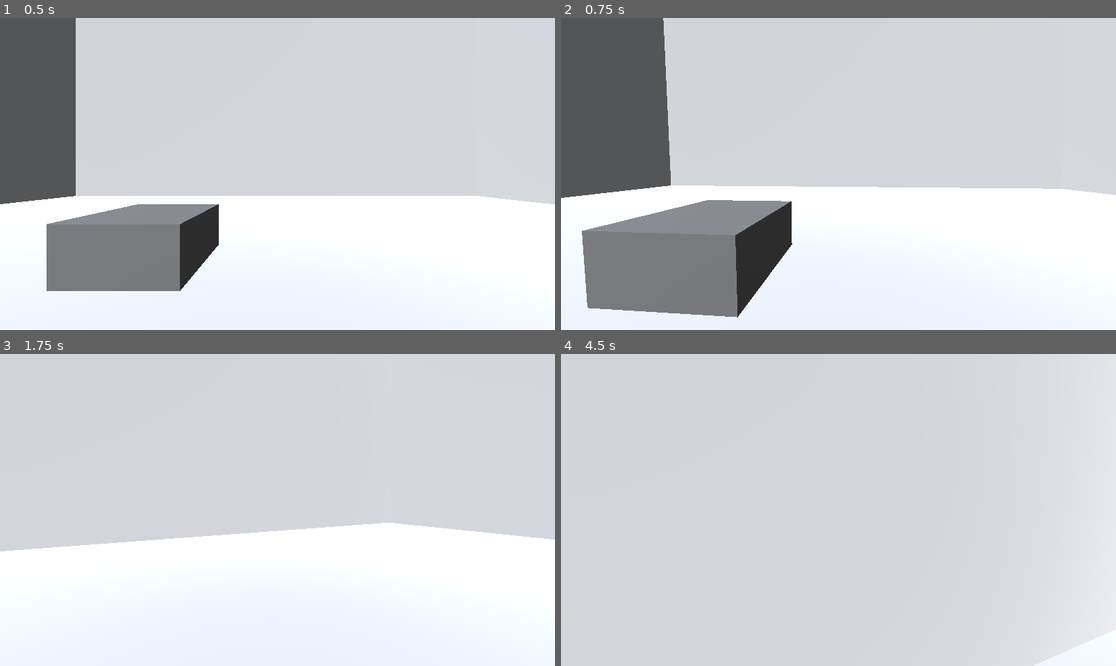
Above: before the commit, frames 1-4 (two rows, left to right).
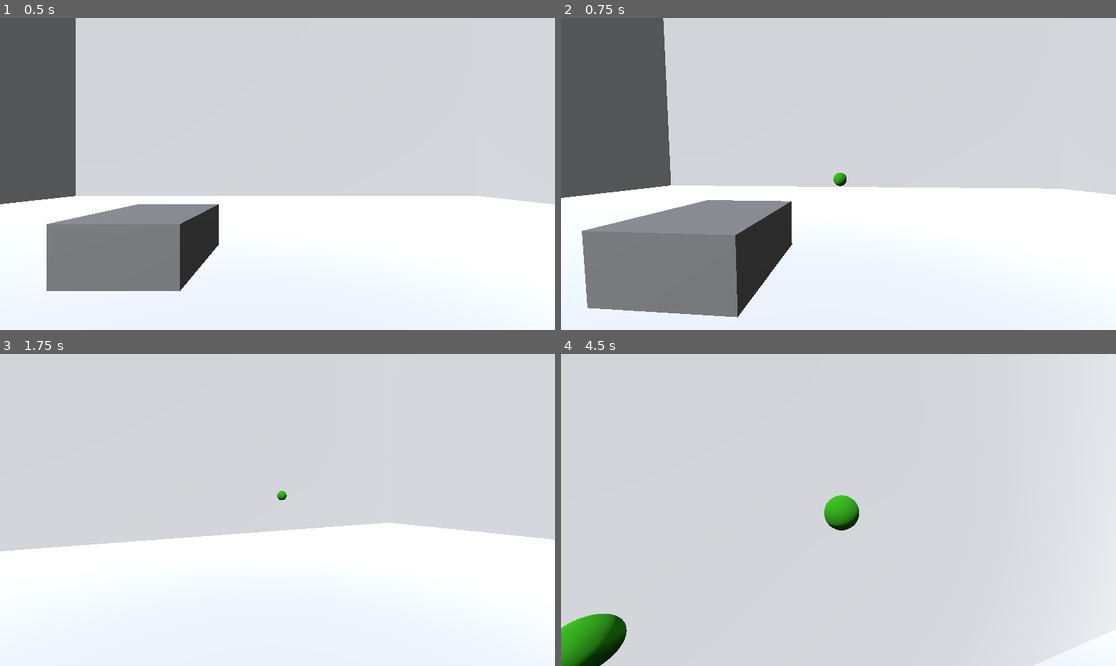
Above: after the commit, the same moments.

Repository: Piggo15/ten-game
Game: Godot game, scene res://Scenes/level_1.tscn
The game is run twice, just before and just after one commit, with the same random seed, the same clock (stepped at 60 frames per second) and the same inputs.
Inputs (mouse positions are in pixels of both pictures, inside the frame that each line leads up to):
- Up to frame 1 (0.5 s): no input
- Up to frame 2 (0.75 s): tap Enter at 0.5 s; move the mouse to (832, 180) at 0.52 s; hold W (forward) from 0.53 s (still down); click (832, 180) at 0.6 s
- Up to frame 3 (1.75 s): keep holding W (forward); tap Space (jump) at 0.77, 1.52 s; move the mouse to (316, 513) at 1.27 s; tap Shift (sprint) at 1.35 s; click (316, 513) at 1.55 s
- Up to frame 4 (4.5 s): move the mouse to (794, 506) at 2.02 s; click (794, 506) at 2.1 s; move the mouse to (844, 510) at 2.77 s; release W (forward) at 2.78 s; hold A (left) 2.78-3.53 s; click (844, 510) at 2.85 s; tap Space (jump) at 3.02, 3.77 s; move the mouse to (816, 503) at 3.52 s; hold W (forward) from 3.53 s (still down); tap Shift (sprint) at 3.6 s; click (816, 503) at 3.8 s; move the mouse to (866, 510) at 4.27 s; click (866, 510) at 4.35 s

Frame 1 is identical in both runs. In frame 2, less than 0.1% of the frame differs, in the area x 49-52%, y 49-54%; in frame 3, less than 0.1%; in frame 4, 2.2%, in the area x 0-54%, y 45-100%.

Commit message:
Home Work Day 1

Diff:
--- a/Prefab Scenes/bulllet.tscn
+++ b/Prefab Scenes/bulllet.tscn
@@ -1,3 +1,29 @@
-[gd_scene format=3 uid="uid://boeitesyamje6"]
+[gd_scene load_steps=5 format=3 uid="uid://boeitesyamje6"]
+
+[ext_resource type="Script" uid="uid://ka5ca6j7a4ts" path="res://Scripts/bulllet.gd" id="1_k1jty"]
+
+[sub_resource type="SphereShape3D" id="SphereShape3D_fmi78"]
+
+[sub_resource type="SphereMesh" id="SphereMesh_k1jty"]
+
+[sub_resource type="StandardMaterial3D" id="StandardMaterial3D_k1jty"]
+vertex_color_use_as_albedo = true
+vertex_color_is_srgb = true
+albedo_color = Color(0.18993285, 0.6827714, 0, 1)
 
 [node name="Bulllet" type="Node3D"]
+script = ExtResource("1_k1jty")
+
+[node name="RigidBody3D" type="RigidBody3D" parent="."]
+collision_layer = 4
+collision_mask = 10
+continuous_cd = true
+
+[node name="CollisionShape3D" type="CollisionShape3D" parent="RigidBody3D"]
+transform = Transform3D(0.25, 0, 0, 0, 0.25, 0, 0, 0, 0.25, 0, 0, 0)
+shape = SubResource("SphereShape3D_fmi78")
+
+[node name="MeshInstance3D" type="MeshInstance3D" parent="RigidBody3D"]
+transform = Transform3D(0.25, 0, 0, 0, 0.25, 0, 0, 0, 0.25, 0, 0, 0)
+mesh = SubResource("SphereMesh_k1jty")
+surface_material_override/0 = SubResource("StandardMaterial3D_k1jty")
--- a/Prefab Scenes/player.tscn
+++ b/Prefab Scenes/player.tscn
@@ -1,16 +1,24 @@
-[gd_scene load_steps=3 format=3 uid="uid://cxouty6o3ocgv"]
+[gd_scene load_steps=4 format=3 uid="uid://cxouty6o3ocgv"]
 
 [ext_resource type="Script" uid="uid://o4w4rkpe4e2p" path="res://Scripts/player.gd" id="1_6wh1l"]
+[ext_resource type="Script" uid="uid://ub0mij42ktyu" path="res://Scripts/shooter.gd" id="2_b6oax"]
 
 [sub_resource type="CapsuleShape3D" id="CapsuleShape3D_d7kb5"]
 
 [node name="CharacterBody3D" type="CharacterBody3D"]
+collision_mask = 8
 script = ExtResource("1_6wh1l")
 
 [node name="CollisionShape3D" type="CollisionShape3D" parent="."]
 shape = SubResource("CapsuleShape3D_d7kb5")
 
+[node name="Shooter" type="Node3D" parent="."]
+script = ExtResource("2_b6oax")
+
 [node name="CameraPosition" type="Node3D" parent="."]
 transform = Transform3D(1, 0, 0, 0, 1, 0, 0, 0, 1, 0, 0.75, 0)
 
 [node name="Camera3D" type="Camera3D" parent="CameraPosition"]
+
+[node name="BulletSpawnPosition" type="Node3D" parent="CameraPosition/Camera3D"]
+transform = Transform3D(1, 0, 0, 0, 1, 0, 0, 0, 1, 0, 0, -1)
--- a/Scenes/level_1.tscn
+++ b/Scenes/level_1.tscn
@@ -35,26 +35,36 @@
 transform = Transform3D(1, 0, 0, 0, 1, 0, 0, 0, 1, 0, 7.9995003, 0)
 material_override = SubResource("StandardMaterial3D_vk57k")
 use_collision = true
+collision_layer = 8
+collision_mask = 7
 flip_faces = true
 size = Vector3(32, 16, 32)
 
 [node name="CSGBox3D2" type="CSGBox3D" parent="Boxes"]
 transform = Transform3D(1, 0, 0, 0, 1, 0, 0, 0, 1, -5, 0.5, 0)
 use_collision = true
+collision_layer = 8
+collision_mask = 7
 size = Vector3(2, 1, 2)
 
 [node name="CSGBox3D3" type="CSGBox3D" parent="Boxes"]
 transform = Transform3D(1, 0, 0, 0, 1, 0, 0, 0, 1, -2.3777843, 0.5, -4)
 use_collision = true
+collision_layer = 8
+collision_mask = 7
 size = Vector3(2, 1, 2)
 
 [node name="CSGBox3D5" type="CSGBox3D" parent="Boxes"]
 transform = Transform3D(1, 0, 0, 0, 1, 0, 0, 0, 1, 8.622215, 0.5, 1)
 use_collision = true
+collision_layer = 8
+collision_mask = 7
 size = Vector3(2, 1, 2)
 
 [node name="CSGBox3D4" type="CSGBox3D" parent="Boxes"]
 transform = Transform3D(1, 0, 0, 0, 1, 0, 0, 0, 1, 4.6222157, 1, 4)
 use_collision = true
+collision_layer = 8
+collision_mask = 7
 size = Vector3(2, 2, 2)
 material = SubResource("StandardMaterial3D_8ffim")
--- /dev/null
+++ b/Scripts/bulllet.gd
@@ -0,0 +1,16 @@
+extends Node3D
+
+var time_active = 0
+var despawn_time = 10
+
+func _ready() -> void:
+	pass # Replace with function body.
+
+
+# Called every frame. 'delta' is the elapsed time since the previous frame.
+func _process(delta: float) -> void:
+
+	time_active += delta
+
+	if time_active >= despawn_time:
+		queue_free()
--- /dev/null
+++ b/Scripts/shooter.gd
@@ -0,0 +1,19 @@
+extends Node3D
+
+var bullet_scene = preload("res://Prefab Scenes/bulllet.tscn")
+@export var shooter_force = 30
+@onready var bullet_spawn_position = $"../CameraPosition/Camera3D/BulletSpawnPosition"
+
+# Called when the node enters the scene tree for the first time.
+func _ready() -> void:
+	pass # Replace with function body.
+
+
+# Called every frame. 'delta' is the elapsed time since the previous frame.
+func _process(_delta: float) -> void:
+	if Input.is_action_just_pressed("shoot"):
+		var bullet = bullet_scene.instantiate()
+		get_parent().get_parent().add_child(bullet)
+		bullet.position = bullet_spawn_position.global_position
+		var rb = bullet.get_child(0)
+		rb.apply_central_impulse(-bullet_spawn_position.global_transform.basis.z * shooter_force)
--- a/project.godot
+++ b/project.godot
@@ -47,3 +47,8 @@
 "events": [Object(InputEventKey,"resource_local_to_scene":false,"resource_name":"","device":-1,"window_id":0,"alt_press …(195 unchanged characters)…
 ]
 }
+shoot={
+"deadzone": 0.2,
+"events": [Object(InputEventMouseButton,"resource_local_to_scene":false,"resource_name":"","device":-1,"window_id":0,"alt_pressed":false,"shift_pressed":false,"ctrl_pressed":false,"meta_pressed":false,"button_mask":1,"position":Vector2(131, 14),"global_position":Vector2(140, 62),"factor":1.0,"button_index":1,"canceled":false,"pressed":true,"double_click":false,"script":null)
+]
+}
Not shown, added: Scripts/bulllet.gd.uid
Not shown, added: Scripts/shooter.gd.uid
